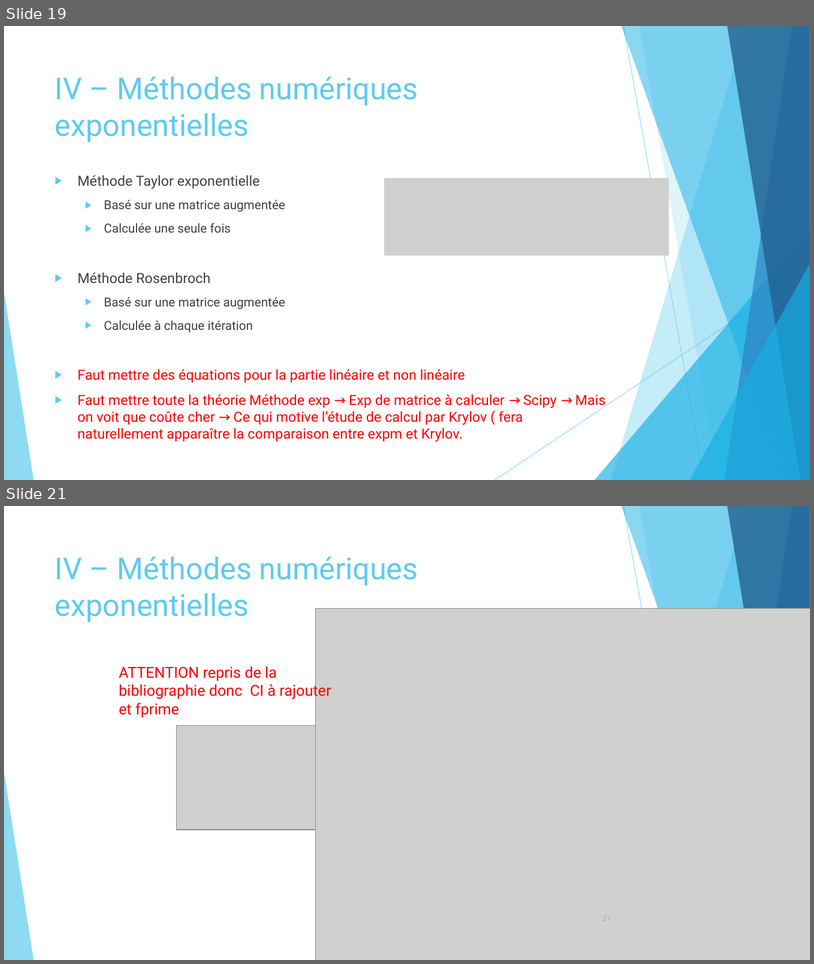
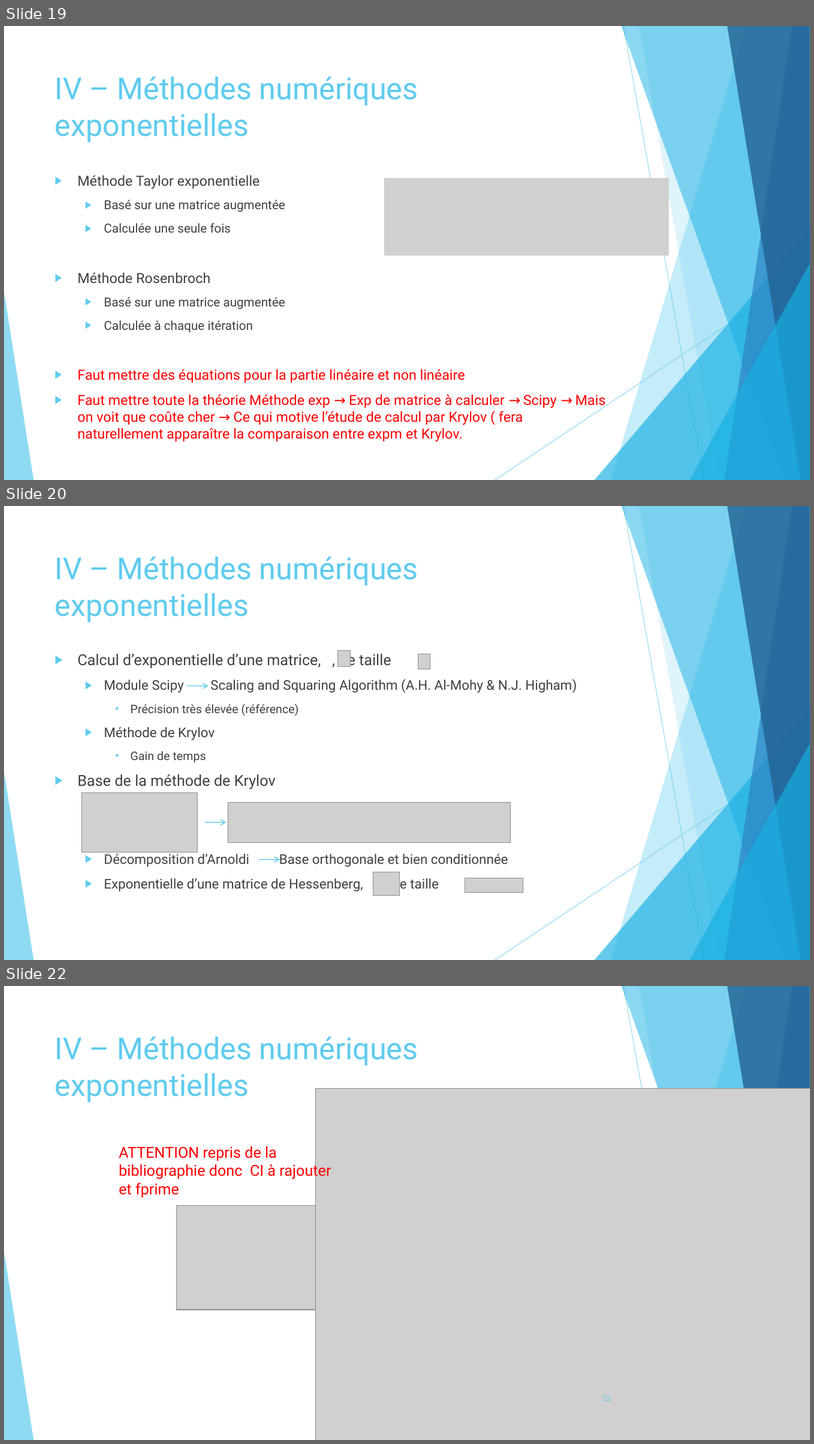
Before and after one commit to pierreXVI/PIE, a slide deck: oral_presentation/Oral_presentation_12_02_2019.pptx. Shown one above the other, each under a label of ours: slides 19 and 21 before the commit, slides 19, 20 and 22 after it; the slides between them are not shown. The pictures are 814x964 and 814x1444 pixels, drawn with LibreOffice and Linux fonts; fonts in the diff are those of the drawing; grey boxes stand for pictures. Boxes give left, top, right and bottom in pixels: in the first picture for what was removed or moved away, otherwise in the second. Text is boxed around its words. In the diff, an @@ line names an element or a change of style, - is before the commit and + after.

```diff
--- a/oral_presentation/Oral_presentation_12_02_2019.pptx
+++ b/oral_presentation/Oral_presentation_12_02_2019.pptx
@@ slide 20 added at box(4, 506, 810, 960), background #FFFFFF; not listed: 10 template elements that a slide beside it also shows @@
@@ title added at box(55, 556, 419, 622), 36 pt, text #5FCBEF @@
+IV – Méthodes numériques exponentielles
@@ text added at box(78, 651, 577, 892), 16 pt, text #404040 @@
+▶ Calcul d’exponentielle d’une matrice, , de taille
+  ▶ Module Scipy Scaling and Squaring Algorithm (A.H. Al-Mohy & N.J. Higham)
+    ▪ Précision très élevée (référence)
+  ▶ Méthode de Krylov
+    ▪ Gain de temps
+▶ Base de la méthode de Krylov
+  ▶ Décomposition d’Arnoldi Base orthogonale et bien conditionnée
+  ▶ Exponentielle d’une matrice de Hessenberg, , de taille
@@ picture added at box(338, 651, 350, 667) @@
@@ picture added at box(419, 654, 431, 669) @@
@@ arrow added from (188, 685) to (209, 685), #5FCBEF 1 pt @@
@@ picture added at box(81, 793, 198, 852) @@
@@ picture added at box(228, 802, 511, 843) @@
@@ arrow added from (206, 822) to (226, 822), #5FCBEF 1 pt @@
@@ arrow added from (259, 859) to (281, 859), #5FCBEF 1 pt @@
@@ picture added at box(374, 871, 400, 895) @@
@@ picture added at box(465, 877, 524, 892) @@
@@ what was slide 21 is now slide 22 @@
@@ page number at box(603, 1395, 611, 1401): text changed @@
-21
+22
```
Also in this commit, not shown: 2 slides changed.
